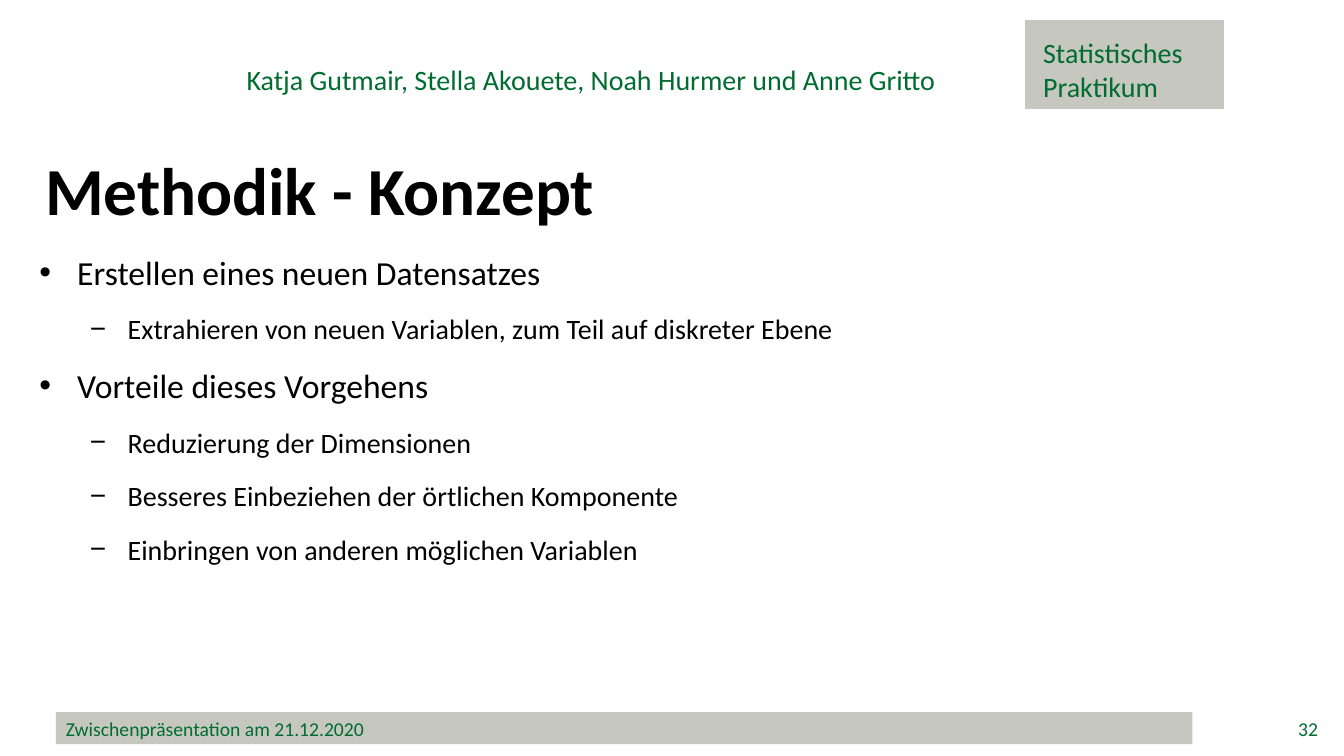
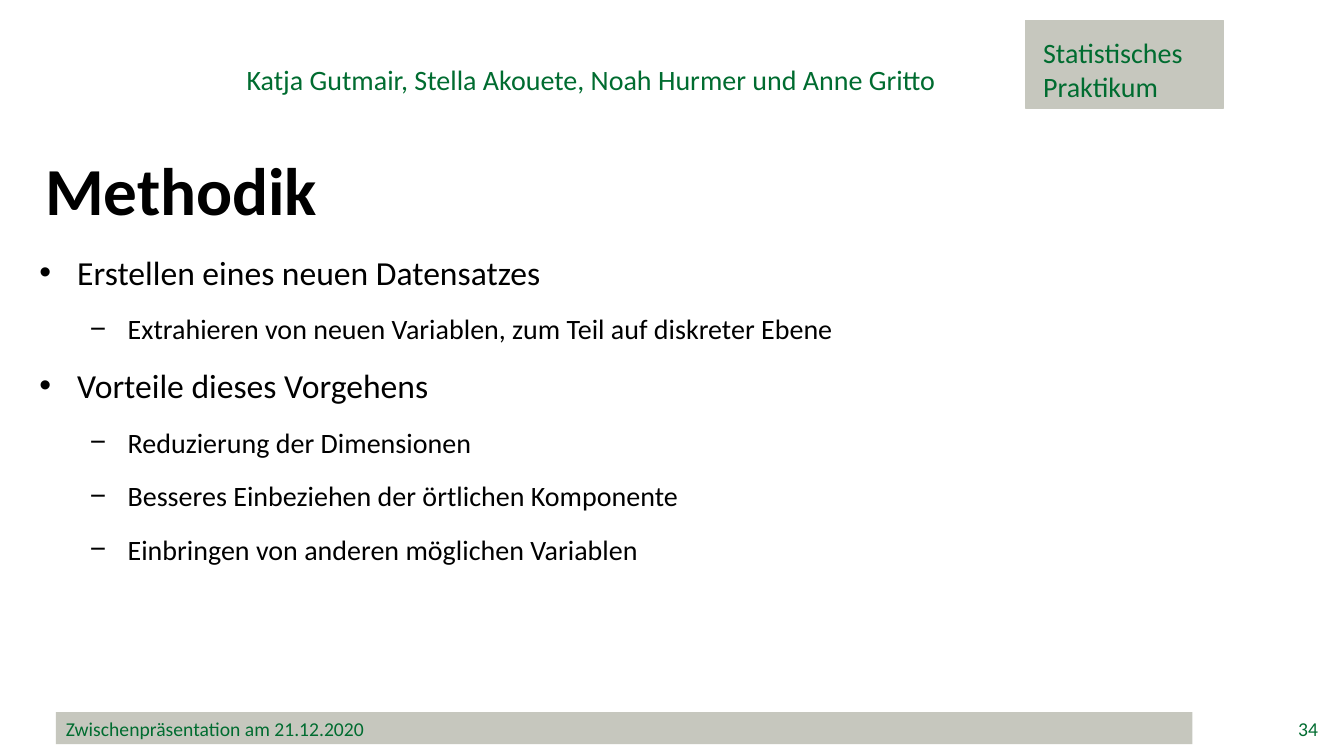
Before and after one commit to minimops/weatherFrog, a slide deck: slide 34 of ppt/Zwischenpraesentation_v1.1.pptx (slide 32 before the commit). Drawn at 1344x756 pixels with LibreOffice and Linux fonts; fonts in the diff are those of the drawing; background and template pictures are left out. Boxes give left, top, right and bottom in pixels: in the first picture for what was removed or moved away, otherwise in the second. Text is boxed around its words. In the diff, an @@ line names an element or a change of style, - is before the commit and + after.

```diff
--- a/ppt/Zwischenpraesentation_v1.1.pptx
+++ b/ppt/Zwischenpraesentation_v1.1.pptx
@@ text at (x1=45, y1=168, x2=317, y2=216): text changed @@
-Methodik - Konzept
+Methodik
@@ page number at (x1=1298, y1=723, x2=1318, y2=736): text changed @@
-32
+34
```
Also in this commit, not shown: 5 other slides changed, 8 slides added, 22 other files.
